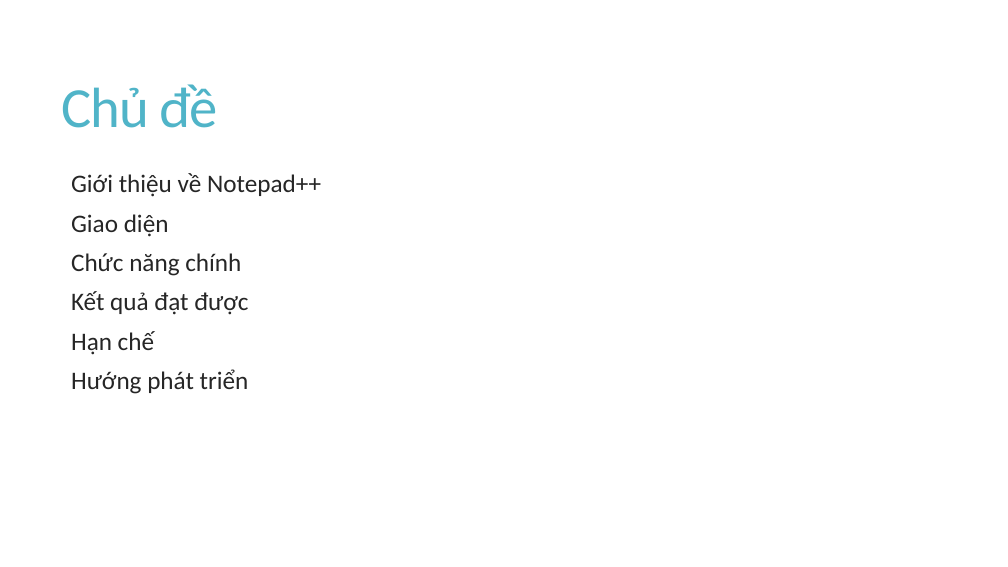
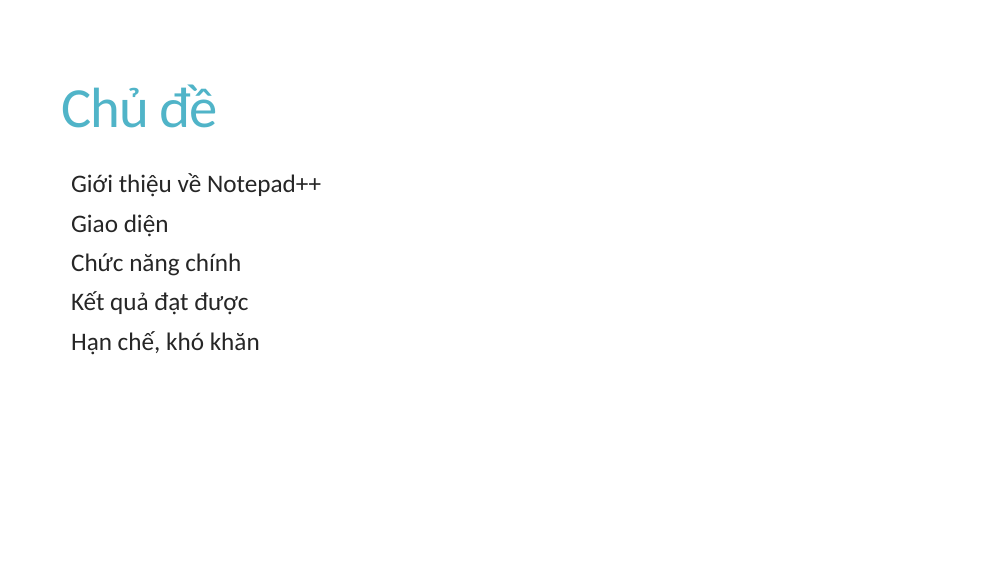
Before and after one commit to izzeroone/SNotepad-, a slide deck: slide 2 of Bao cao do an.pptx. Drawn at 1008x567 pixels with LibreOffice and Linux fonts; fonts in the diff are those of the drawing. Boxes give left, top, right and bottom in pixels: in the first picture for what was removed or moved away, otherwise in the second. Text is boxed around its words. In the diff, an @@ line names an element or a change of style, - is before the commit and + after.

```diff
--- a/Bao cao do an.pptx
+++ b/Bao cao do an.pptx
@@ text at [71,331,260,355]: text changed @@
-  Hạn chế
-  Hướng phát triển
+  Hạn chế, khó khăn
```
Also in this commit, not shown: 6 other slides changed, 9 slides added, 12 slides removed, 12 other files.
